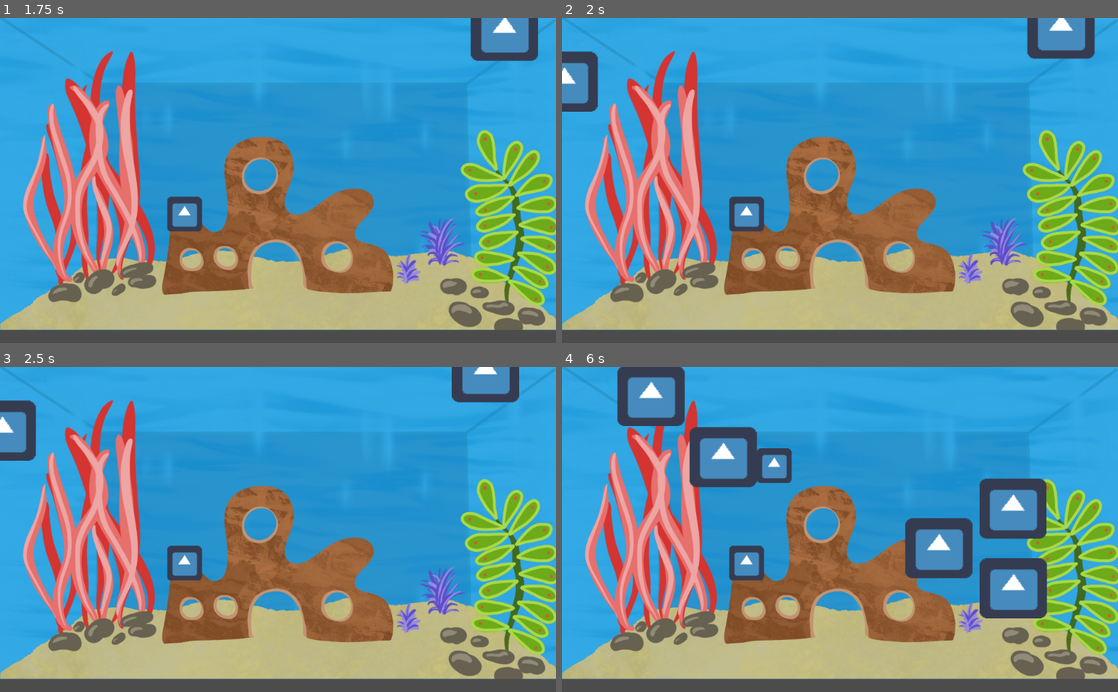
Above: before the commit, frames 1-4 (two rows, left to right).
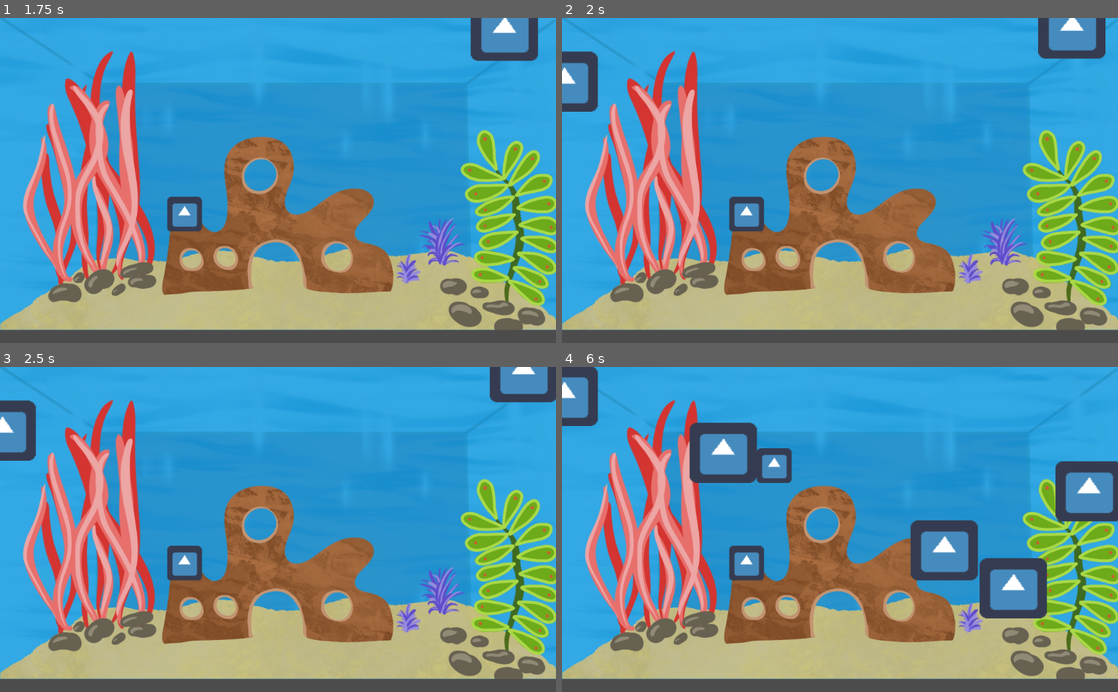
Above: after the commit, the same moments.

Repository: Quinnsicle/Aquarium
Game: Godot game, scene res://Scenes/Aquarium.tscn
The game is run twice, just before and just after one commit, with the same random seed, the same clock (stepped at 60 frames per second) and the same inputs. The engine's default icon, where the game draws it, is replaced by a stand-in: a white triangle on a blue panel in a dark square.
Inputs (mouse positions are in pixels of both pictures, inside the frame that each line leads up to):
- Up to frame 1 (1.75 s): tap Enter at 0.5 s; move the mouse to (400, 164) at 0.52 s; right-click (400, 164) at 0.6 s; tap Space at 1.25 s; move the mouse to (166, 196) at 1.27 s; click (166, 196) at 1.35 s; right-click (166, 196) at 1.55 s
- Up to frame 2 (2 s): no input
- Up to frame 3 (2.5 s): move the mouse to (333, 458) at 2.02 s; right-click (333, 458) at 2.1 s
- Up to frame 4 (6 s): move the mouse to (812, 594) at 2.77 s; right-click (812, 594) at 2.85 s; move the mouse to (1006, 578) at 3.52 s; click (1006, 578) at 3.6 s; right-click (1006, 578) at 3.8 s; move the mouse to (673, 480) at 4.27 s; right-click (673, 480) at 4.35 s; move the mouse to (867, 529) at 5.02 s; right-click (867, 529) at 5.1 s; move the mouse to (756, 448) at 5.77 s; click (756, 448) at 5.85 s

Frame 1 is identical in both runs. In frame 2, 1.0% of the frame differs, in the area x 83-98%, y 0-13%; in frame 3, 1.8%; in frame 4, 9.5%, in the area x 0-100%, y 0-66%.

Commit message:
Trying to get bubble to despawn

Diff:
--- a/Scenes/Aquarium.tscn
+++ b/Scenes/Aquarium.tscn
@@ -13,4 +13,7 @@
 
 [node name="Timer" type="Timer" parent="."]
 autostart = true
+
+[node name="Timer2" type="Timer" parent="."]
 [connection signal="timeout" from="Timer" to="." method="_on_Timer_timeout"]
+[connection signal="timeout" from="Timer2" to="." method="_on_Timer2_timeout"]
--- a/Scenes/Bubble.tscn
+++ b/Scenes/Bubble.tscn
@@ -1,24 +1,24 @@
 [gd_scene load_steps=4 format=2]
 
 [ext_resource path="res://Assets/img/icon.png" type="Texture" id=1]
-[ext_resource path="res://KinematicBody2D.gd" type="Script" id=2]
+[ext_resource path="res://Scripts/Bubble.gd" type="Script" id=2]
 
 [sub_resource type="RectangleShape2D" id=1]
 extents = Vector2( 61.2219, 56.6436 )
 
 [node name="Bubble" type="Node2D"]
 
-[node name="KinematicBody2D" type="KinematicBody2D" parent="."]
+[node name="BubbleBody" type="KinematicBody2D" parent="."]
 script = ExtResource( 2 )
 
-[node name="icon" type="Sprite" parent="KinematicBody2D"]
+[node name="icon" type="Sprite" parent="BubbleBody"]
 scale = Vector2( 1.93287, 1.73578 )
 texture = ExtResource( 1 )
 
-[node name="CollisionShape2D" type="CollisionShape2D" parent="KinematicBody2D"]
+[node name="CollisionShape2D" type="CollisionShape2D" parent="BubbleBody"]
 shape = SubResource( 1 )
 
-[node name="Timer" type="Timer" parent="KinematicBody2D"]
+[node name="Timer" type="Timer" parent="BubbleBody"]
 wait_time = 0.8
 autostart = true
-[connection signal="timeout" from="KinematicBody2D/Timer" to="KinematicBody2D" method="_on_Timer_timeout"]
+[connection signal="timeout" from="BubbleBody/Timer" to="BubbleBody" method="_on_Timer_timeout"]
--- a/Scripts/Aquarium.gd
+++ b/Scripts/Aquarium.gd
@@ -8,6 +8,11 @@
 
 
 func _process(delta):
+	if Input.is_action_just_pressed("pop_bubble"):
+		var bubble_scene = load("res://Scenes/Bubble.tscn")
+		var bubble_spawn = bubble_scene.instance()
+		get_parent().remove_child(bubble_spawn)
+
 		# Spawn food on left click
 	if Input.is_action_just_pressed("spawn_food"):
 		var scene = load("res://Scenes/Food.tscn")
@@ -16,6 +21,11 @@
 		var mouse_position = get_viewport().get_mouse_position()
 		food.position = mouse_position
 		add_child(food)
+
+
+
+
+
 
 
 
--- a/project.godot
+++ b/project.godot
@@ -26,6 +26,11 @@
 "events": [ Object(InputEventMouseButton,"resource_local_to_scene":false,"resource_name":"","device":0,"alt":false,"shi …(212 unchanged characters)…
  ]
 }
+pop_bubble={
+"deadzone": 0.5,
+"events": [ Object(InputEventMouseButton,"resource_local_to_scene":false,"resource_name":"","device":0,"alt":false,"shift":false,"control":false,"meta":false,"command":false,"button_mask":0,"position":Vector2( 0, 0 ),"global_position":Vector2( 0, 0 ),"factor":1.0,"button_index":2,"pressed":false,"doubleclick":false,"script":null)
+ ]
+}
 
 [rendering]
 
Renamed: KinematicBody2D.gd -> Scripts/Bubble.gd
